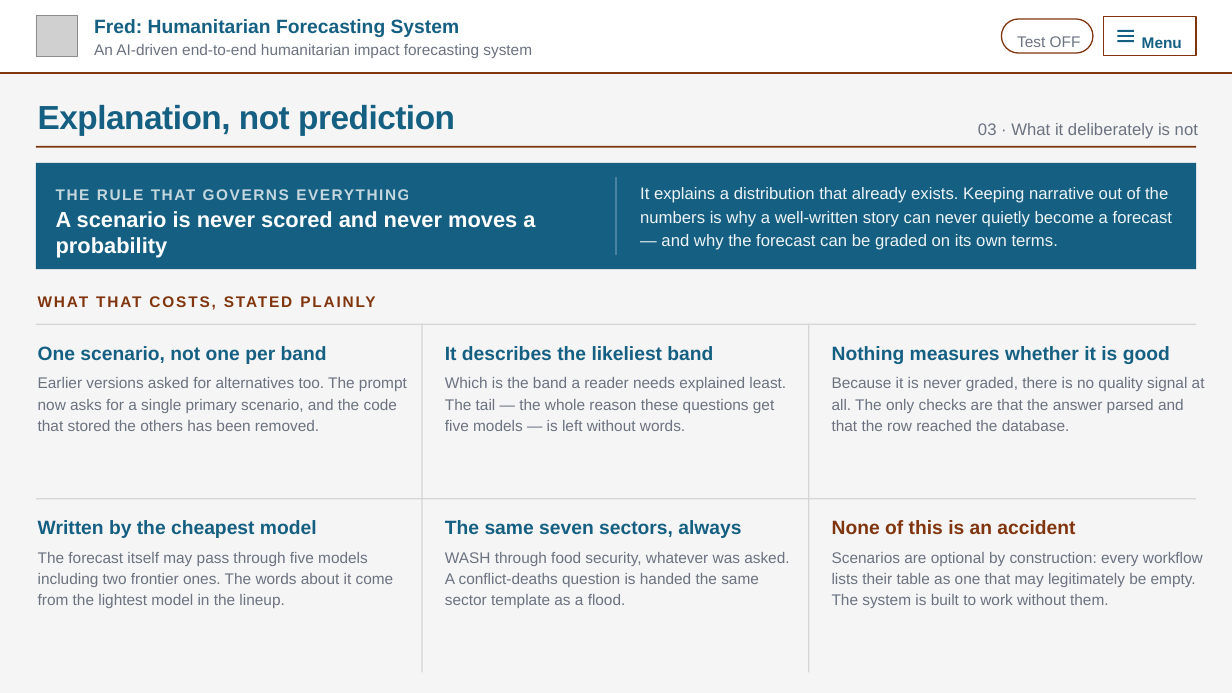
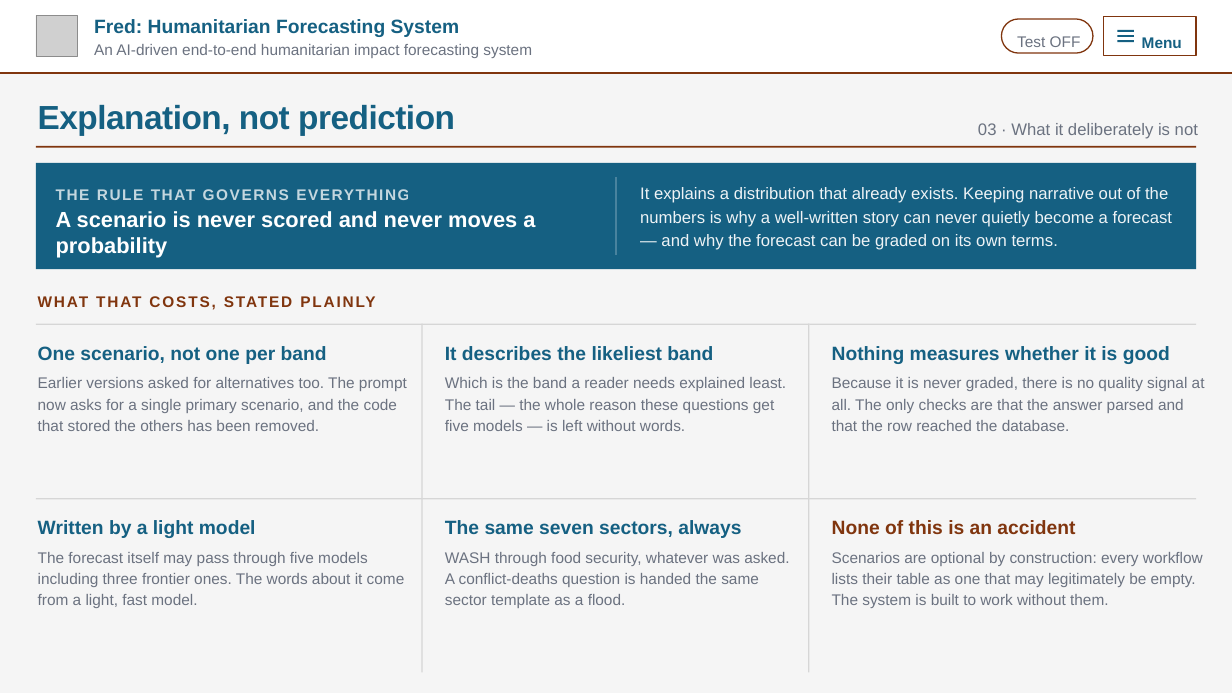
Before and after one commit to kwyjad/Pythia, a slide deck: slide 5 of docs/decks/6_scenarios.pptx. Drawn at 1232x693 pixels with LibreOffice and Linux fonts; fonts in the diff are those of the drawing; grey boxes stand for pictures. Boxes give left, top, right and bottom in pixels: in the first picture for what was removed or moved away, otherwise in the second. Text is boxed around its words. In the diff, an @@ line names an element or a change of style, - is before the commit and + after.

```diff
--- a/docs/decks/6_scenarios.pptx
+++ b/docs/decks/6_scenarios.pptx
@@ text at (38,520,256,538): text changed @@
-Written by the cheapest model
+Written by a light model
@@ text at (38,552,405,608): text changed @@
-The forecast itself may pass through five models including two frontier ones. The words about it come from the lightest model in the lineup.
+The forecast itself may pass through five models including three frontier ones. The words about it come from a light, fast model.
```
Also in this commit, not shown: 1 other slide changed, 5 other files.
